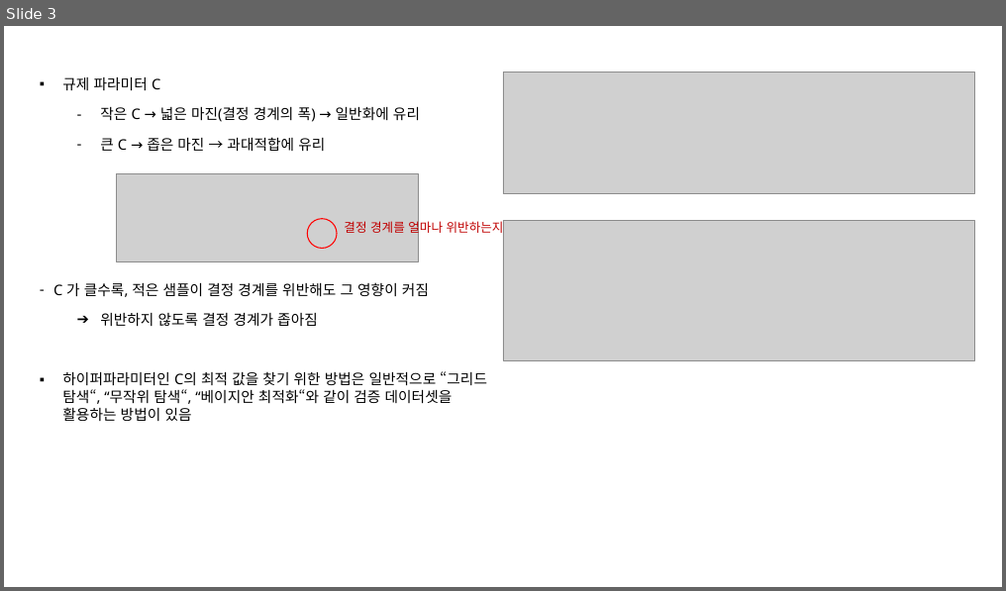
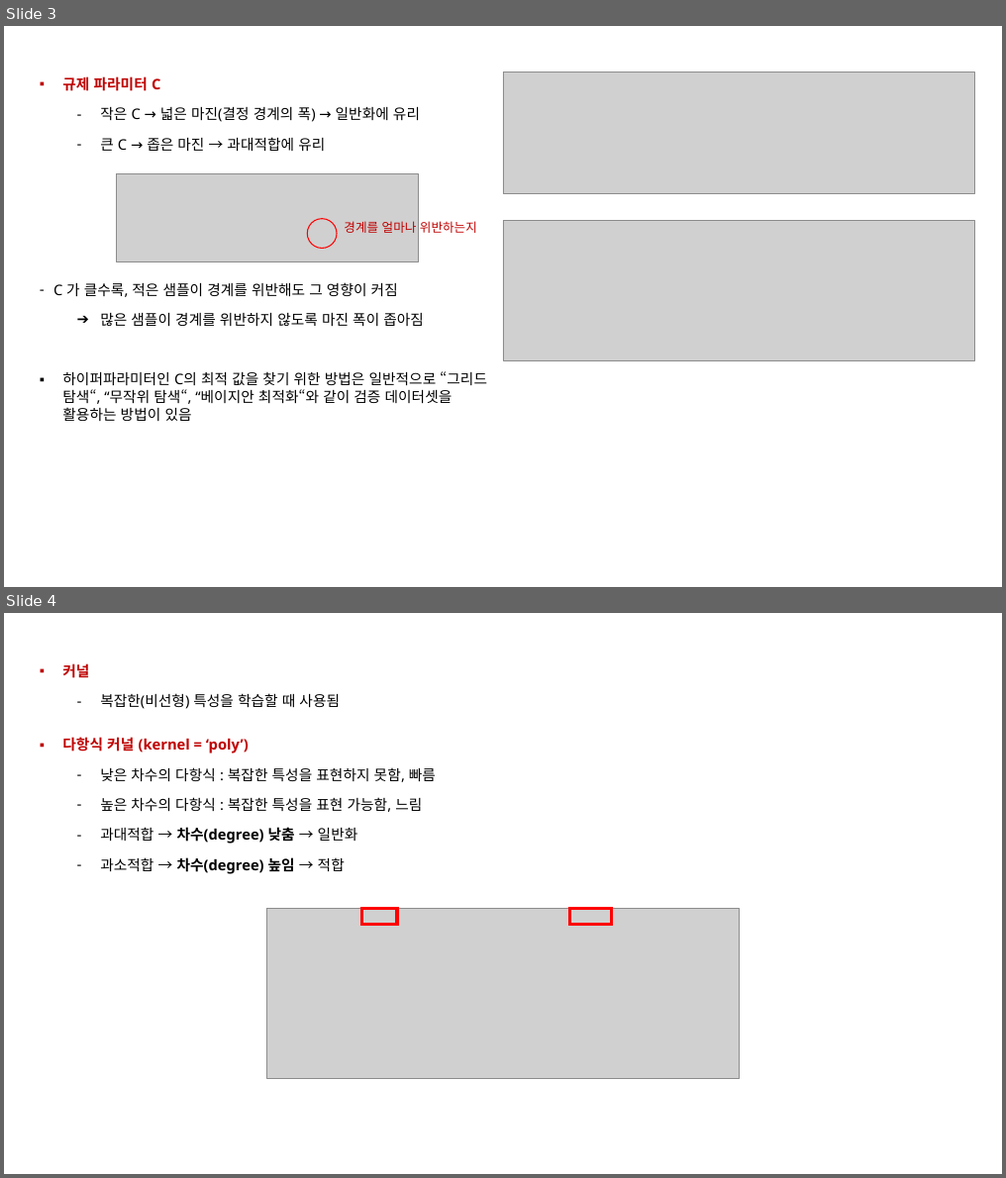
Before and after one commit to Kwan-Gu/data_science, a slide deck: ML/HandsOn/05/05_서포트벡터머신.pptx. Shown one above the other, each under a label of ours: slide 3 before the commit, slides 3 and 4 after it. The pictures are 1006x591 and 1006x1178 pixels, drawn with LibreOffice and Linux fonts; fonts in the diff are those of the drawing; grey boxes stand for pictures. Boxes give left, top, right and bottom in pixels: in the first picture for what was removed or moved away, otherwise in the second. Text is boxed around its words. In the diff, an @@ line names an element or a change of style, - is before the commit and + after.

```diff
--- a/ML/HandsOn/05/05_서포트벡터머신.pptx
+++ b/ML/HandsOn/05/05_서포트벡터머신.pptx
@@ slide 4 added at (4, 613, 1002, 1174), background #FFFFFF @@
@@ text added at (62, 663, 340, 709), 14 pt, text #000000 @@
+▪ 커널
+  – 복잡한(비선형) 특성을 학습할 때 사용됨
@@ text added at (62, 737, 436, 874), 14 pt, text #000000 @@
+▪ 다항식 커널 (kernel = ‘poly’)
+  – 낮은 차수의 다항식 : 복잡한 특성을 표현하지 못함, 빠름
+  – 높은 차수의 다항식 : 복잡한 특성을 표현 가능함, 느림
+  – 과대적합 → 차수(degree) 낮춤 → 일반화
+  – 과소적합 → 차수(degree) 높임 → 적합
@@ picture added at (267, 909, 740, 1078) @@
@@ rectangle added at (361, 909, 397, 924), outline #FF0000 3 pt @@
@@ rectangle added at (570, 909, 611, 924), outline #FF0000 3 pt @@
@@ slide 3 changed as well @@
@@ text at (62, 76, 160, 91): text colour #000000 to #C00000, bold on in "규제 파라미터 C" @@
@@ text at (344, 221, 477, 233): text changed @@
-결정 경계를 얼마나 위반하는지
+경계를 얼마나 위반하는지
@@ text at (54, 282, 424, 326): text changed @@
-– C 가 클수록, 적은 샘플이 결정 경계를 위반해도 그 영향이 커짐
-  ➔ 위반하지 않도록 결정 경계가 좁아짐
+– C 가 클수록, 적은 샘플이 경계를 위반해도 그 영향이 커짐
+  ➔ 많은 샘플이 경계를 위반하지 않도록 마진 폭이 좁아짐
```
Also in this commit, not shown: 2 other slides changed, 2 other slides added, 1 slide removed.
